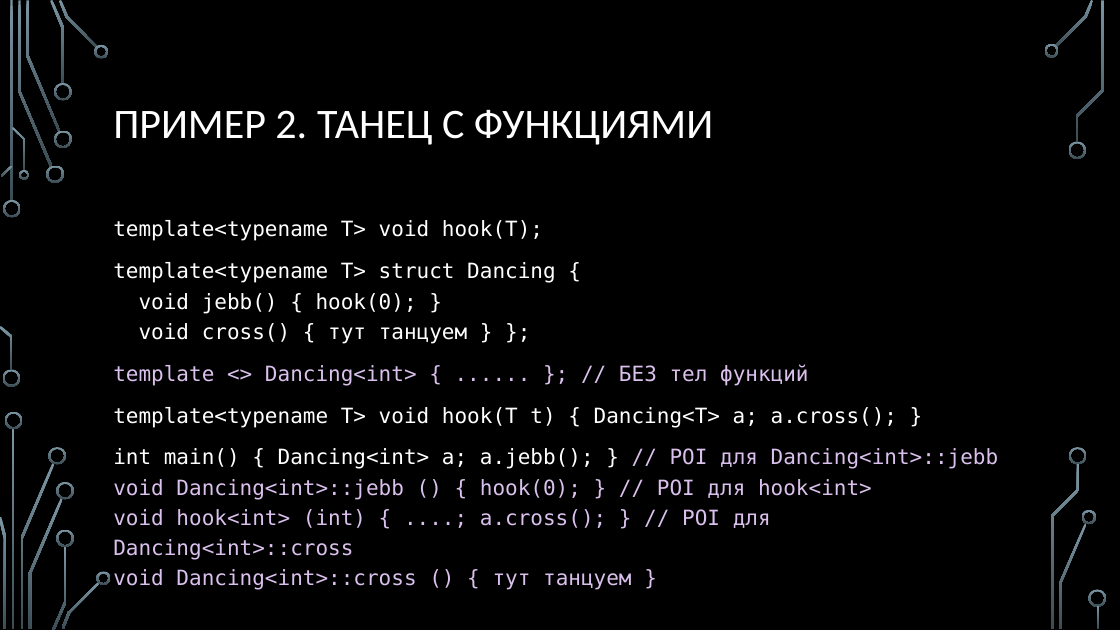
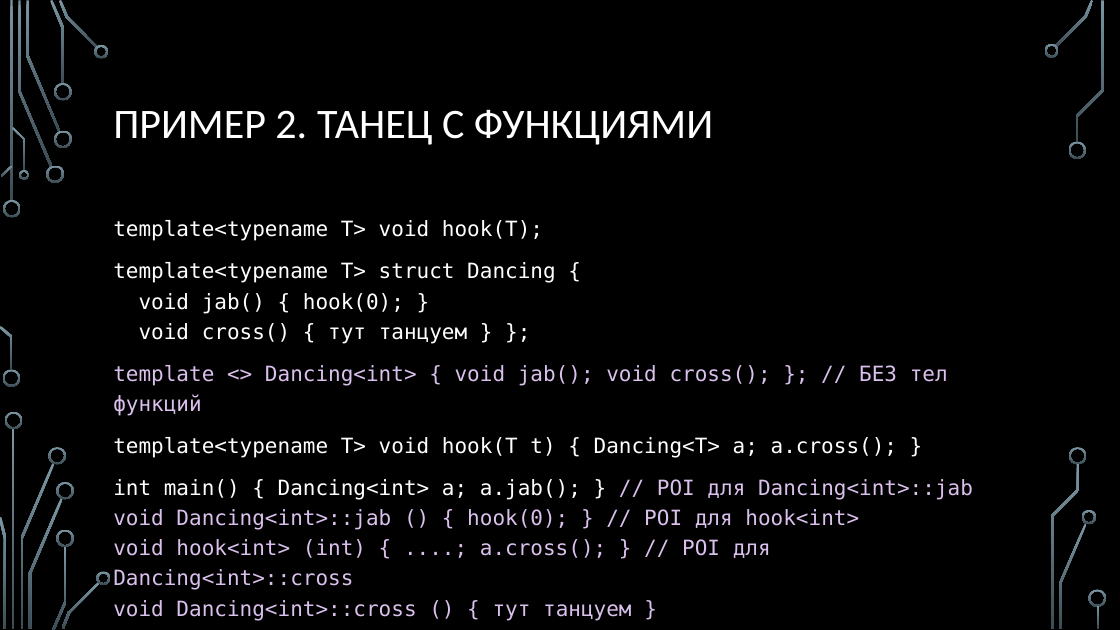
Before and after one commit to MIPT-ILab/cpp-lects-rus, a slide deck: slide 32 of slides/lec2-8-sfinae.pptx. Drawn at 1120x630 pixels with LibreOffice and Linux fonts; fonts in the diff are those of the drawing; background and template pictures are left out. Boxes give left, top, right and bottom in pixels: in the first picture for what was removed or moved away, otherwise in the second. Text is boxed around its words. In the diff, an @@ line names an element or a change of style, - is before the commit and + after.

```diff
--- a/slides/lec2-8-sfinae.pptx
+++ b/slides/lec2-8-sfinae.pptx
@@ text at [113, 262, 948, 416]: text changed @@
-template<typename T> struct Dancing {
-void jebb() { hook(0); }
-void cross() { тут танцуем } };
-template <> Dancing<int> { ...... }; // БЕЗ тел функций
+template<typename T> struct Dancing {
+void jab() { hook(0); }
+void cross() { тут танцуем } };
+template <> Dancing<int> { void jab(); void cross(); }; // БЕЗ тел функций
@@ text at [113, 479, 973, 590]: text changed @@
-int main() { Dancing<int> a; a.jebb(); } // POI для Dancing<int>::jebb
-void Dancing<int>::jebb () { hook(0); } // POI для hook<int>
-void hook<int> (int) { ....; a.cross(); } // POI для Dancing<int>::cross
-void Dancing<int>::cross () { тут танцуем }
+int main() { Dancing<int> a; a.jab(); } // POI для Dancing<int>::jab
+void Dancing<int>::jab () { hook(0); } // POI для hook<int>
+void hook<int> (int) { ....; a.cross(); } // POI для Dancing<int>::cross
+void Dancing<int>::cross () { тут танцуем }
```
Also in this commit, not shown: 20 other slides changed, 8 slides added, 9 other files.
